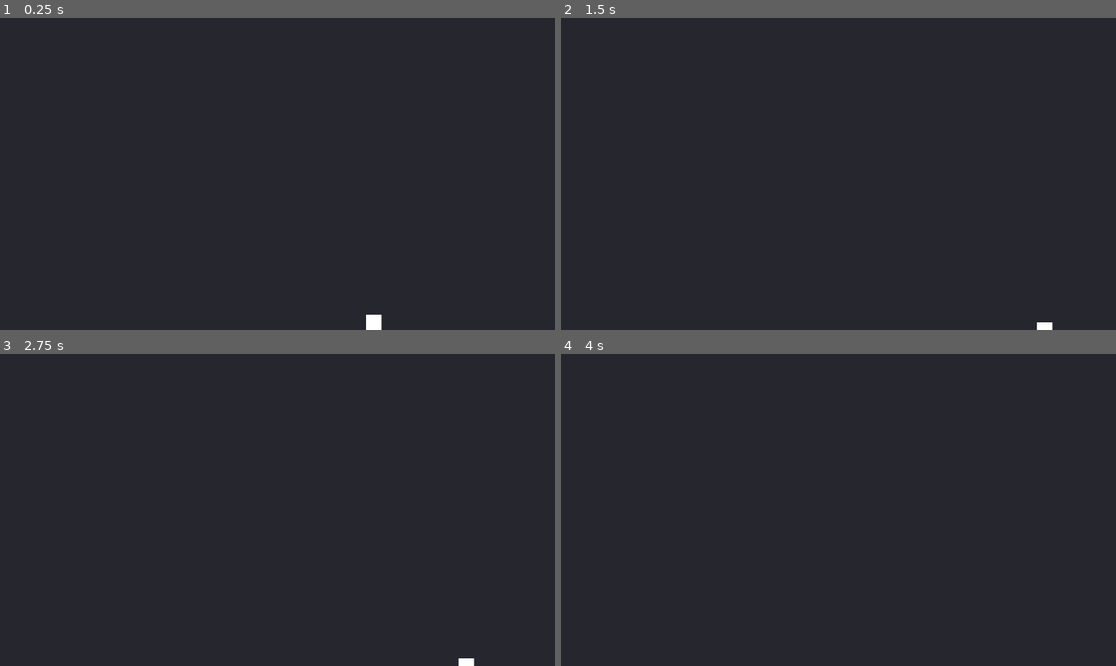
Above: before the commit, frames 1-4 (two rows, left to right).
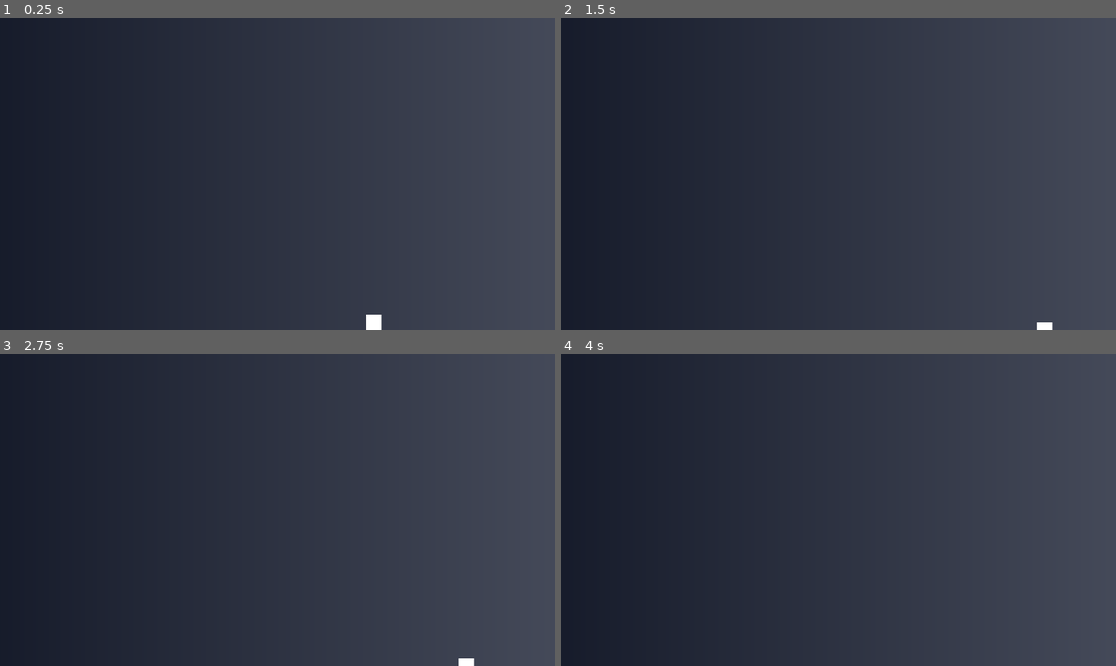
Above: after the commit, the same moments.

Repository: droptablestar/sneaky_cat2d
Game: Godot game, scene res://src/levels/main.tscn
Two runs of this game, one before a commit and one after it. Both use one fixed random seed, a clock stepped at 60 frames per second and the inputs below.
Inputs:
- Up to frame 1 (0.25 s): no input
- Up to frame 2 (1.5 s): tap Enter (ui_accept) at 0.5, 0.77 s; hold Right (ui_right) from 0.53 s (still down)
- Up to frame 3 (2.75 s): tap Enter (ui_accept) at 1.52 s; release Right (ui_right) at 2.03 s; hold Left (ui_left) from 2.03 s (still down)
- Up to frame 4 (4 s): release Left (ui_left) at 2.78 s; hold Right (ui_right) from 2.78 s (still down); tap Enter (ui_accept) at 3.02, 3.77 s

The runs differ from the first frame. In frame 1, 40% of the frame differs, in the area x 60-100%, y 0-100%; in frame 2, 40%; in frame 3, 40%; in frame 4, 40%.

Commit message:
ADD: gradient background

Diff:
--- /dev/null
+++ b/src/levels/main.gd
@@ -0,0 +1,5 @@
+@onready var cam := $Camera2D
+@onready var player := $Player
+func _ready() -> void:
+	cam.reparent(player)
+	cam.position = Vector2.ZERO
--- a/src/levels/main.tscn
+++ b/src/levels/main.tscn
@@ -5,12 +5,42 @@
 [sub_resource type="RectangleShape2D" id="RectangleShape2D_1"]
 size = Vector2(1200, 40)
 
+[sub_resource type="Gradient" id="Gradient_1"]
+offsets = PackedFloat32Array(0, 1)
+colors = PackedColorArray(0.08, 0.10, 0.16, 1, 0.28, 0.30, 0.36, 1)
+
+[sub_resource type="GradientTexture2D" id="GradientTexture2D_1"]
+gradient = SubResource("Gradient_1")
+width = 1280
+height = 720
+
+[sub_resource type="FastNoiseLite" id="FastNoiseLite_1"]
+noise_type = 1
+frequency = 0.02
+fractal_type = 1
+fractal_octaves = 3
+fractal_lacunarity = 2.0
+fractal_gain = 0.5
+
+[sub_resource type="NoiseTexture2D" id="NoiseTexture2D_1"]
+noise = SubResource("FastNoiseLite_1")
+width = 1280
+height = 220
+
 [node name="Main" type="Node2D"]
 
-[node name="Background" type="ColorRect" parent="."]
-color = Color(0.15, 0.15, 0.18, 1)
-size = Vector2(1280, 720)
-position = Vector2(-640, -360)
+[node name="BackgroundSky" type="Sprite2D" parent="."]
+z_index = -10
+texture = SubResource("GradientTexture2D_1")
+position = Vector2(0, 0)
+centered = true
+
+[node name="GroundVisual" type="Sprite2D" parent="."]
+z_index = -5
+texture = SubResource("NoiseTexture2D_1")
+position = Vector2(0, 470)
+centered = true
+modulate = Color(0.20, 0.16, 0.12, 1)
 
 [node name="Floor" type="StaticBody2D" parent="."]
 position = Vector2(0, 400)
